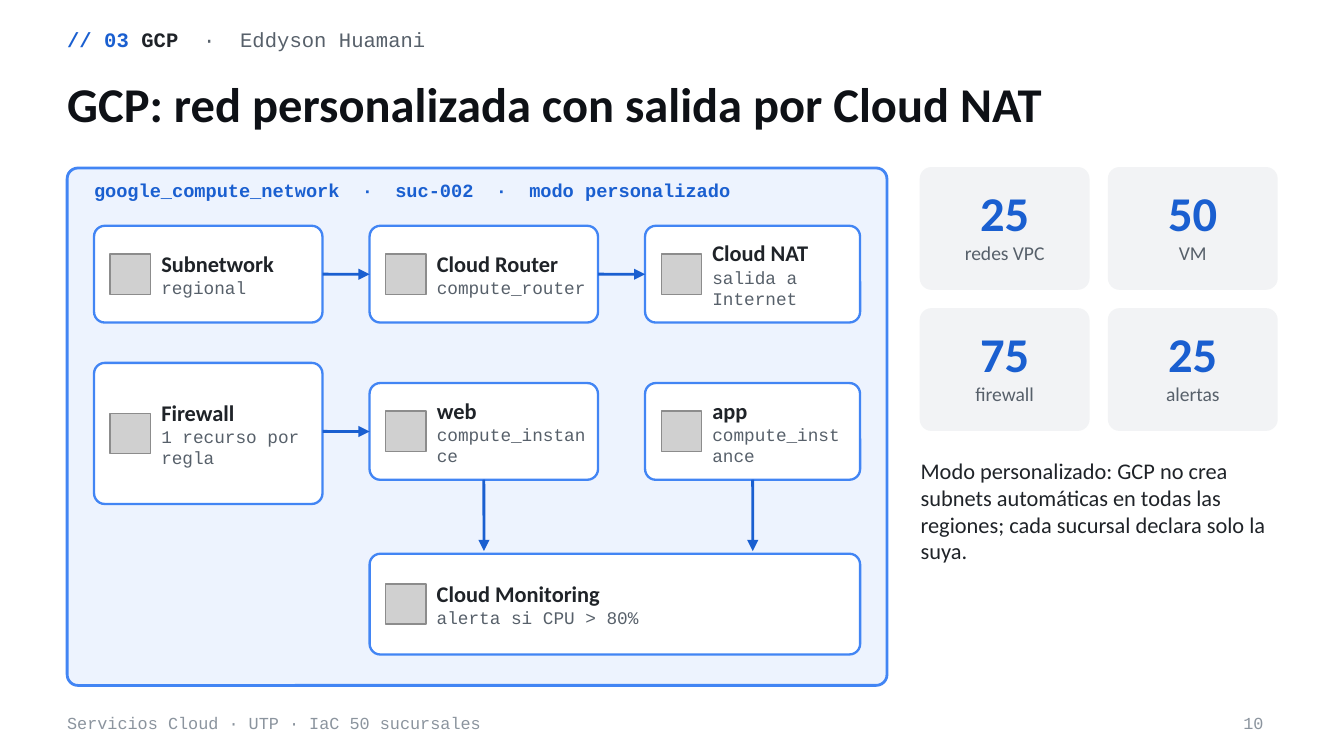
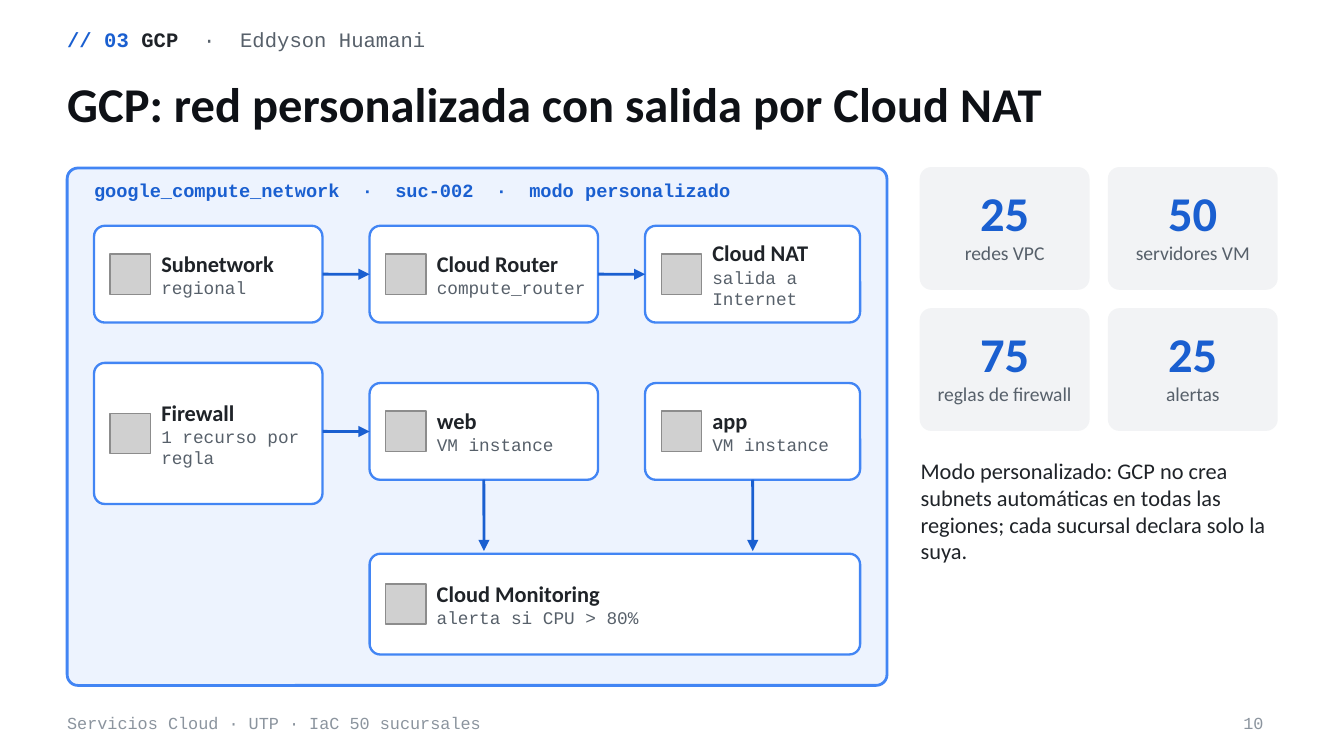
Before and after one commit to ThiagoIcochea/ServiciosCloudIAC, a slide deck: slide 10 of docs/academic/Sustentacion-IaC-50-Sucursales.pptx. Drawn at 1344x756 pixels with LibreOffice and Linux fonts; fonts in the diff are those of the drawing; grey boxes stand for pictures. Boxes give left, top, right and bottom in pixels: in the first picture for what was removed or moved away, otherwise in the second. Text is boxed around its words. In the diff, an @@ line names an element or a change of style, - is before the commit and + after.

```diff
--- a/docs/academic/Sustentacion-IaC-50-Sucursales.pptx
+++ b/docs/academic/Sustentacion-IaC-50-Sucursales.pptx
@@ text at bbox=[1136, 246, 1250, 260]: text changed @@
-VM
+servidores VM
@@ text at bbox=[938, 387, 1071, 405]: text changed @@
-firewall
+reglas de firewall
@@ text at bbox=[437, 439, 554, 451]: text changed @@
-compute_instance
+VM instance
@@ text at bbox=[712, 439, 829, 451]: text changed @@
-compute_instance
+VM instance
```
Also in this commit, not shown: 5 other slides changed, 2 slides added, 20 other files.
